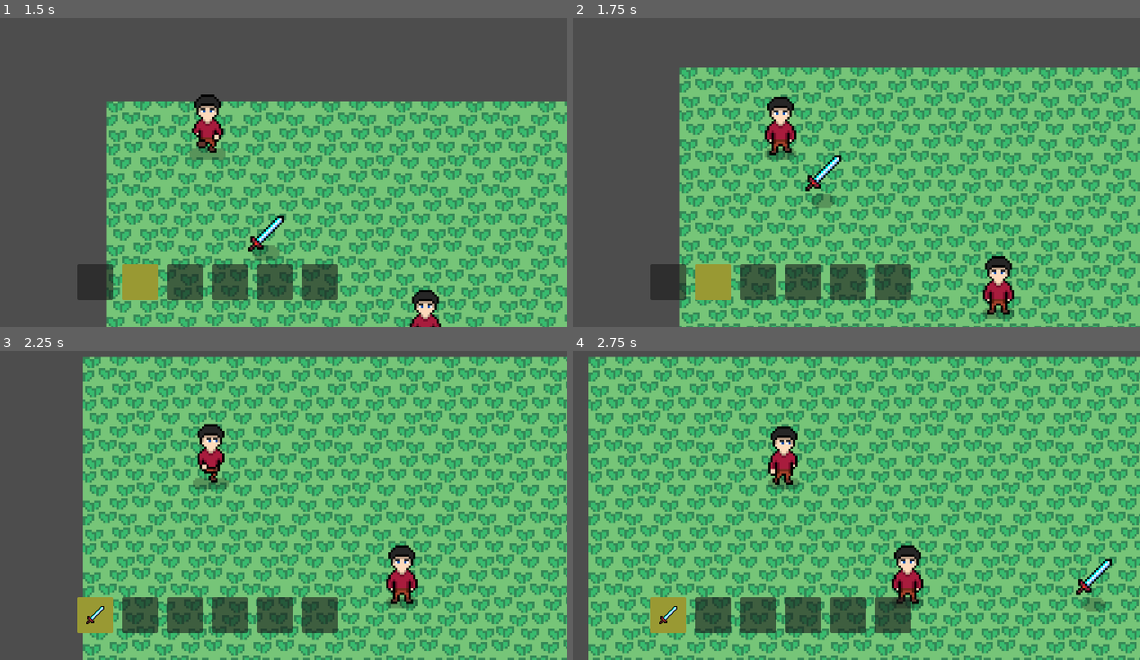
Above: before the commit, frames 1-4 (two rows, left to right).
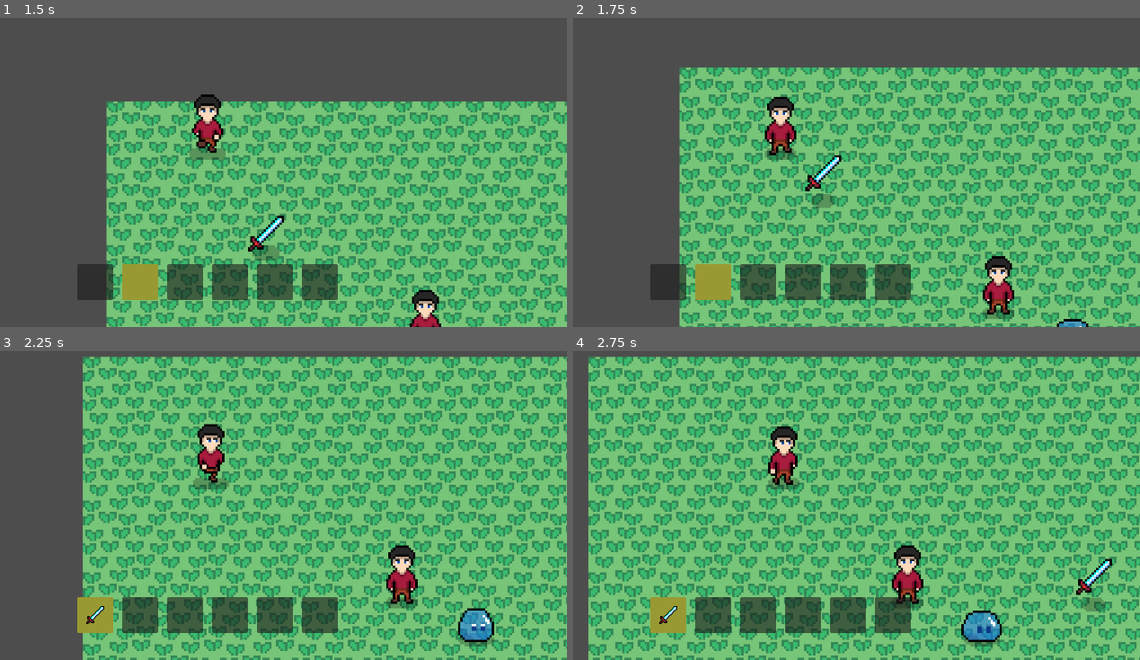
Above: after the commit, the same moments.

Repository: QuocKhangDA22TTD/rpg_game
Game: Godot game, scene res://scenes/demo.tscn
The game is run twice, just before and just after one commit, with the same random seed, the same clock (stepped at 60 frames per second) and the same inputs.
Inputs (mouse positions are in pixels of both pictures, inside the frame that each line leads up to):
- Up to frame 1 (1.5 s): move the mouse to (368, 104) at 0.52 s; press the mouse at (368, 104) at 0.53 s; hold Right (ui_right) 0.53-1.28 s; move the mouse to (62, 144) at 1.27 s; release the mouse at (62, 144) at 1.28 s; hold Down (ui_down) from 1.28 s (still down); tap Mouse wheel up (hotbar_next) at 1.35 s
- Up to frame 2 (1.75 s): keep holding Down (ui_down)
- Up to frame 3 (2.25 s): move the mouse to (277, 369) at 2.02 s; release Down (ui_down) at 2.03 s; hold Right (ui_right) from 2.03 s (still down); hold Mouse wheel down (hotbar_previous) from 2.03 s (still down)
- Up to frame 4 (2.75 s): keep holding Right (ui_right); keep holding Mouse wheel down (hotbar_previous)

Frame 1 is identical in both runs. In frame 2, 0.1% of the frame differs, in the area x 85-91%, y 97-100%; in frame 3, 0.7%; in frame 4, 0.7%, in the area x 68-76%, y 84-96%.

Commit message:
Xóa cú pháp play animation trong hàm _ready của script enemy. Đặt tên animation_library là chuỗi rỗng trong hàm _ready của script enemy.

Diff:
--- a/scripts/enemy/enemy.gd
+++ b/scripts/enemy/enemy.gd
@@ -15,9 +15,7 @@
 
 	# GÁN ANIMATION
 	if data.animation_library:
-		animation_player.add_animation_library("default", data.animation_library)
-
-	play_anim("idle")
+		animation_player.add_animation_library("", data.animation_library)
 
 	# bắt đầu state đầu tiên
 	if states.size() > 0:
